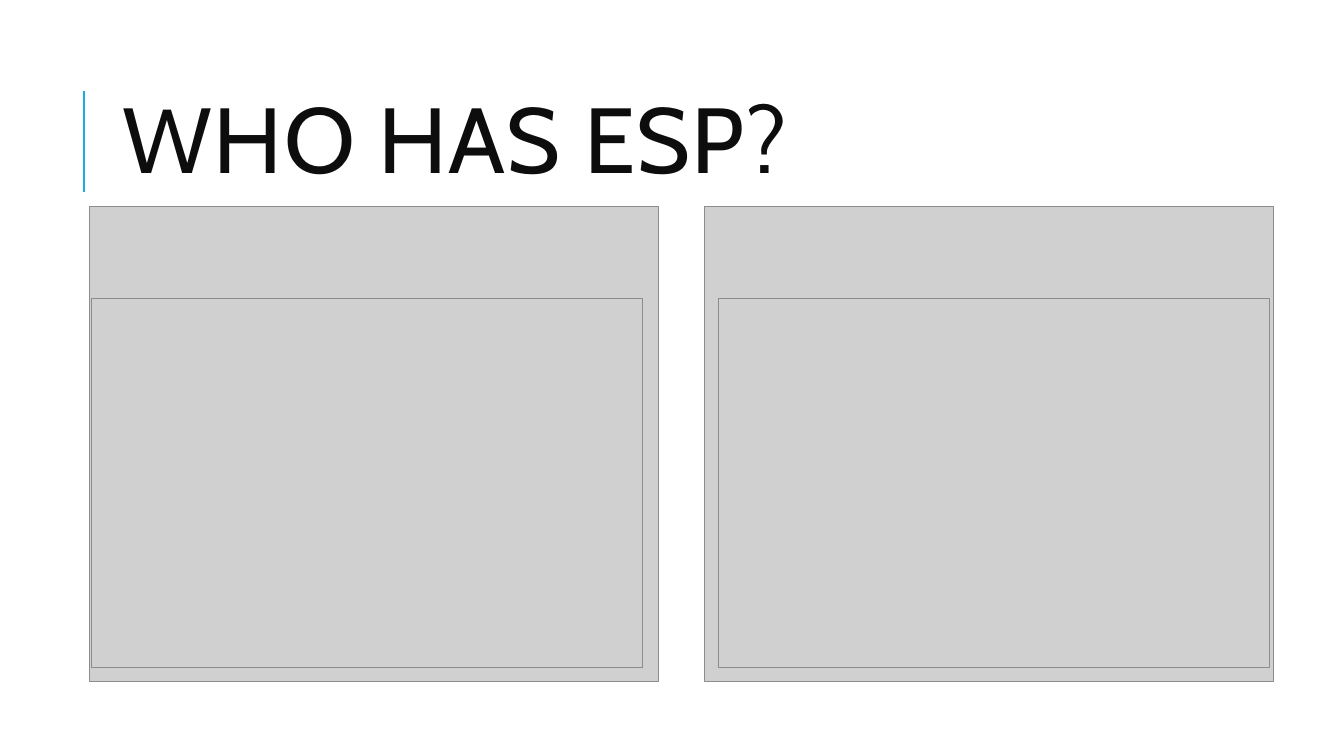
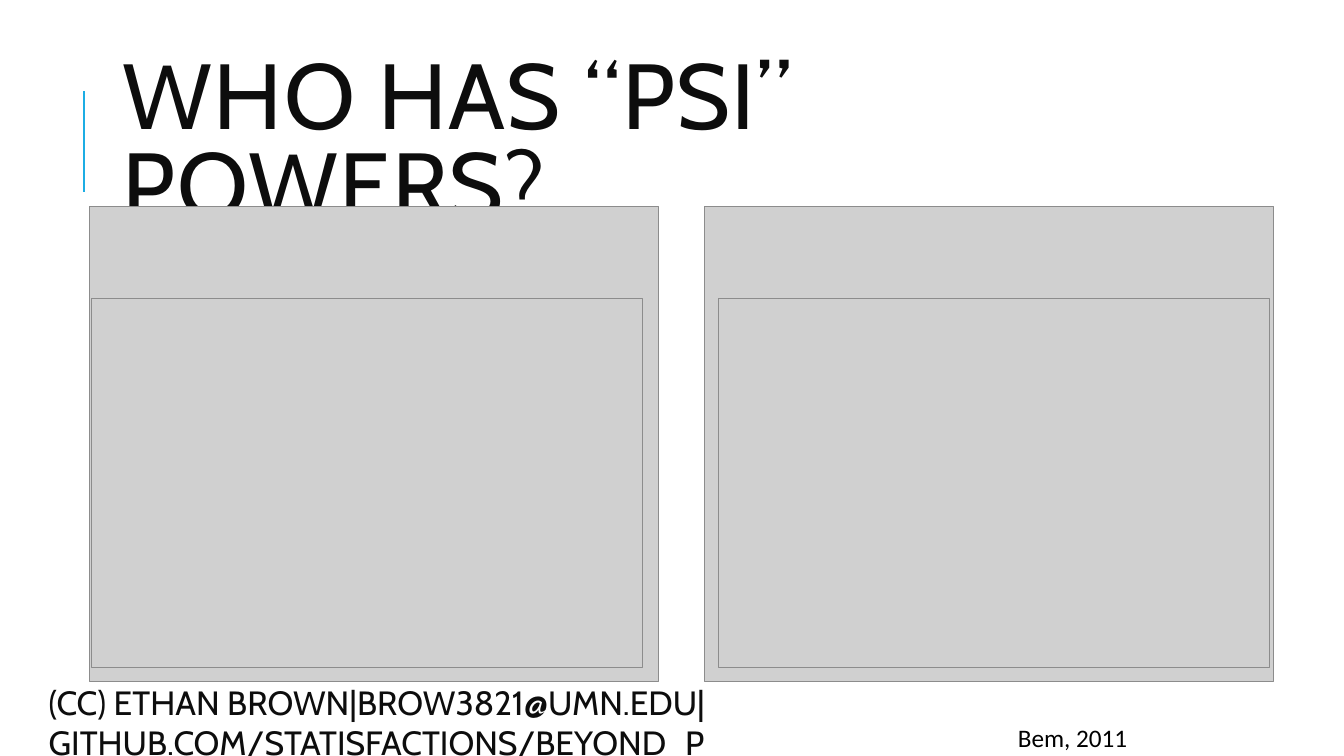
Before and after one commit to statisfactions/beyond_p, a slide deck: slide 11 of Beyond the P-Value.pptx. Drawn at 1344x756 pixels with LibreOffice and Linux fonts; fonts in the diff are those of the drawing; grey boxes stand for pictures. Boxes give left, top, right and bottom in pixels: in the first picture for what was removed or moved away, otherwise in the second. Text is boxed around its words. In the diff, an @@ line names an element or a change of style, - is before the commit and + after.

```diff
--- a/Beyond the P-Value.pptx
+++ b/Beyond the P-Value.pptx
@@ title at [123,59,791,207]: text changed @@
-WHO HAS ESP?
+WHO HAS “PSI” POWERS?
@@ text added at [49,689,705,756], 24 pt, text #0D0D0D @@
+(CC) ETHAN BROWN|BROW3821@UMN.EDU|GITHUB.COM/STATISFACTIONS/BEYOND_P
@@ text added at [1018,730,1127,750], 18 pt, text #000000 @@
+Bem, 2011
```
Also in this commit, not shown: 11 other slides changed, 16 slides added, 2 slides removed, 7 other files.
